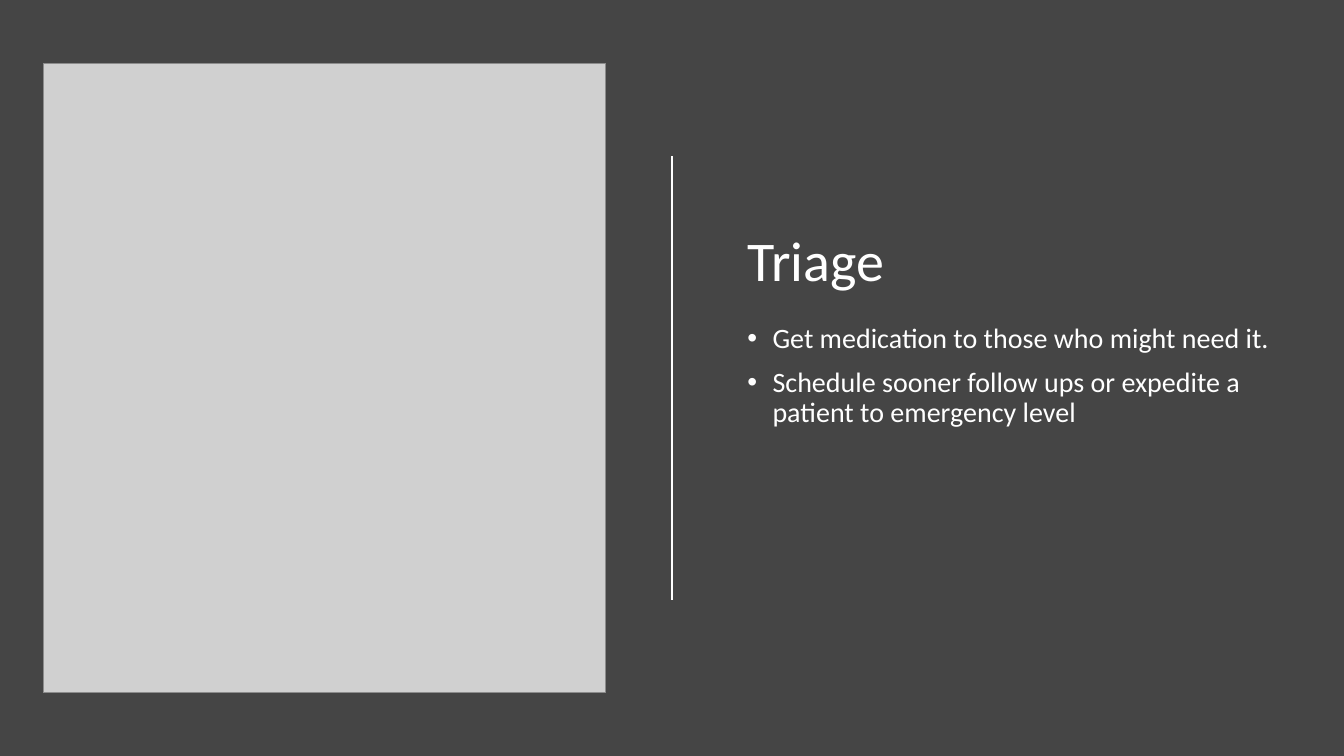
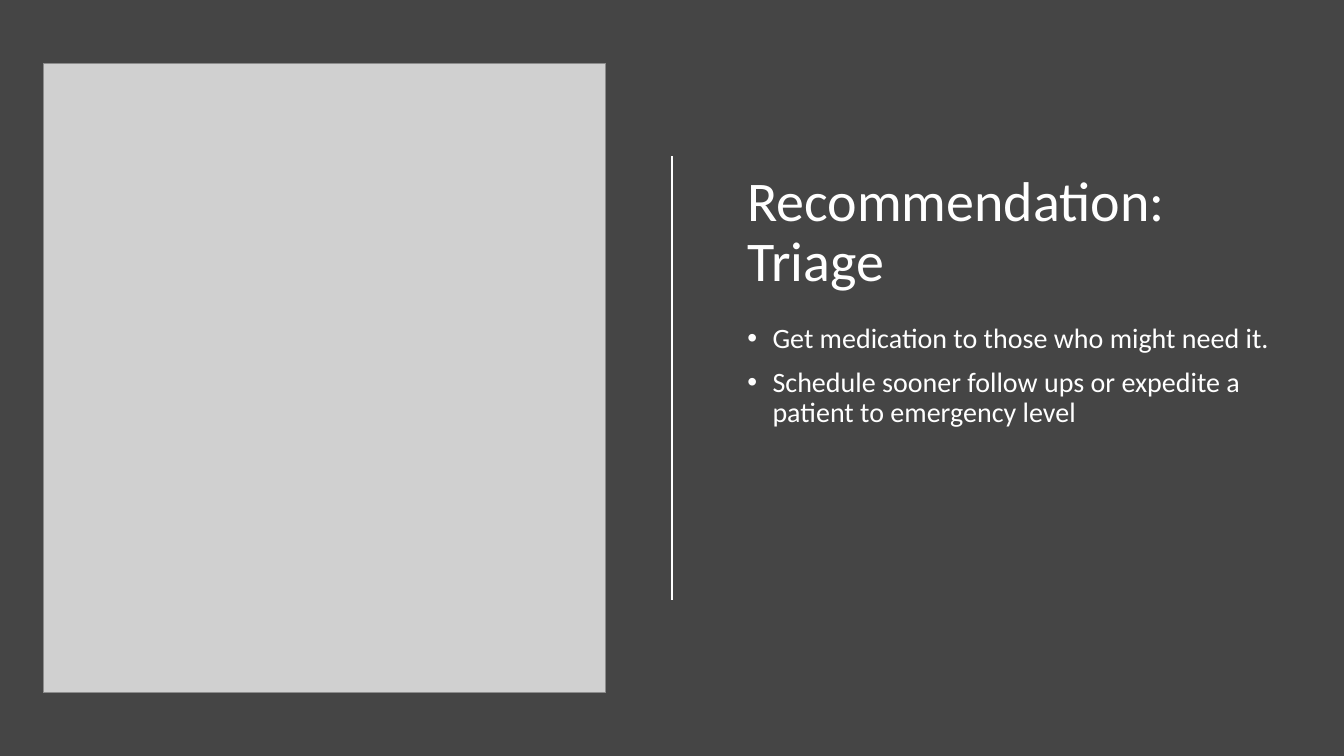
Before and after one commit to minthammock/dsc-mod-4-project-v2-1-onl01-dtsc-pt-041320, a slide deck: slide 3 of mod4_non_technical.pptx. Drawn at 1344x756 pixels with LibreOffice and Linux fonts; fonts in the diff are those of the drawing; grey boxes stand for pictures. Boxes give left, top, right and bottom in pixels: in the first picture for what was removed or moved away, otherwise in the second. Text is boxed around its words. In the diff, an @@ line names an element or a change of style, - is before the commit and + after.

```diff
--- a/mod4_non_technical.pptx
+++ b/mod4_non_technical.pptx
@@ title at (747, 182, 1164, 291): text changed @@
-Triage
+Recommendation:
+Triage
```
Also in this commit, not shown: 3 other slides changed, 2 other files.
